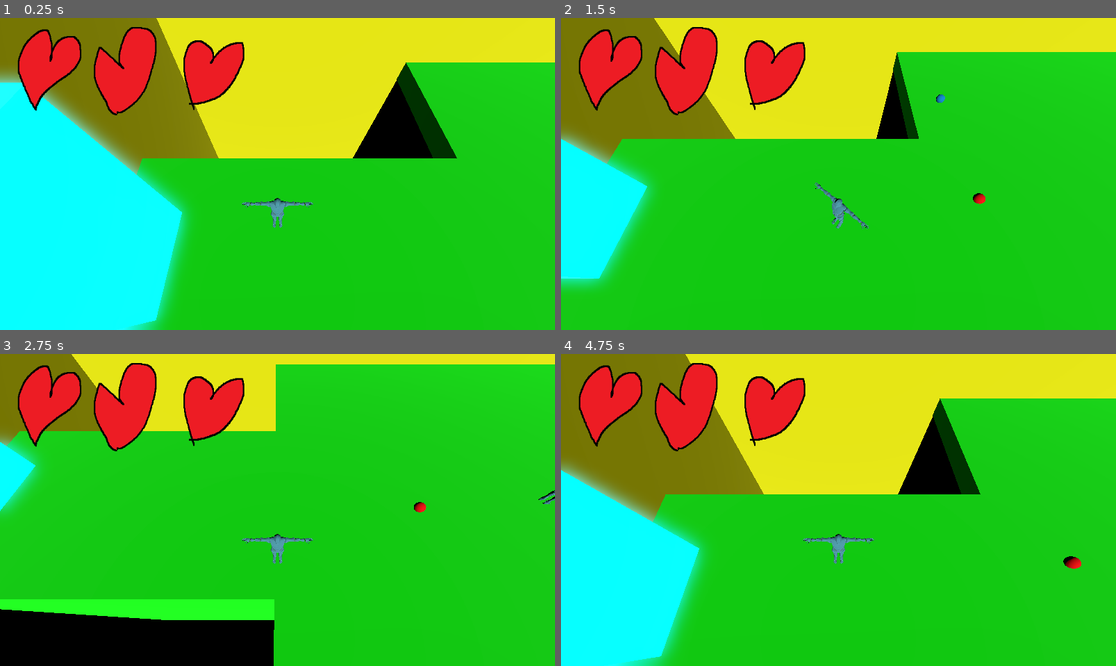
Above: before the commit, frames 1-4 (two rows, left to right).
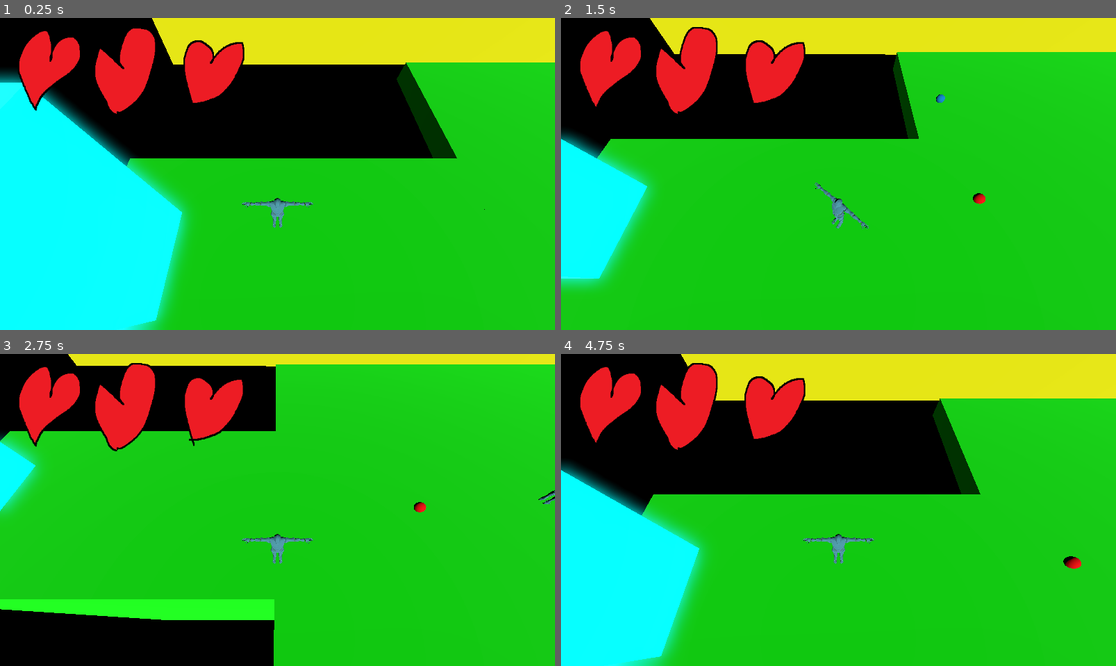
Above: after the commit, the same moments.

Repository: Alvin-Cha/Game-Skripsi
Game: Godot game, scene res://scenes/main/world.tscn
Two runs of this game, one before a commit and one after it. Both use one fixed random seed, a clock stepped at 60 frames per second and the inputs below.
Inputs (mouse positions are in pixels of both pictures, inside the frame that each line leads up to):
- Up to frame 1 (0.25 s): no input
- Up to frame 2 (1.5 s): tap Enter (ui_accept) at 0.5, 0.77 s; move the mouse to (960, 158) at 0.52 s; hold D 0.53-1.28 s; tap F at 0.6, 1.35 s; click (960, 158) at 0.67 s; move the mouse to (727, 189) at 1.27 s; hold S from 1.28 s (still down)
- Up to frame 3 (2.75 s): tap Enter (ui_accept) at 1.52 s; move the mouse to (333, 441) at 2.02 s; release S at 2.03 s; hold D from 2.03 s (still down); tap F at 2.1 s
- Up to frame 4 (4.75 s): move the mouse to (810, 572) at 2.77 s; release D at 2.78 s; hold W 2.78-3.53 s; tap F at 2.85, 3.6, 4.35 s; click (810, 572) at 2.92 s; tap Enter (ui_accept) at 3.02, 3.77, 4.52 s; move the mouse to (1005, 556) at 3.52 s; hold A from 3.53 s (still down); move the mouse to (672, 463) at 4.27 s

The runs differ from the first frame. In frame 1, 17% of the frame differs, in the area x 0-88%, y 0-62%; in frame 2, 14%; in frame 3, 6.1%; in frame 4, 19%, in the area x 0-69%, y 0-54%.

Commit message:
Revert "Node tidyup"

Diff:
--- a/scenes/main/world.tscn
+++ b/scenes/main/world.tscn
@@ -6,20 +6,27 @@
 [ext_resource type="Material" uid="uid://nomou70bjtjq" path="res://Wall.tres" id="4_526id"]
 [ext_resource type="Script" uid="uid://c1lajj7g646oc" path="res://scripts/teleport.gd" id="5_teleport"]
 
-[sub_resource type="Environment" id="Environment_526id"]
-background_mode = 1
-glow_enabled = true
-
 [sub_resource type="StandardMaterial3D" id="StandardMaterial3D_0aorq"]
 albedo_color = Color(0, 1, 1, 1)
 emission_enabled = true
 emission = Color(0, 1, 1, 1)
 emission_energy_multiplier = 10.85
 
+[sub_resource type="Environment" id="Environment_526id"]
+background_mode = 1
+glow_enabled = true
+
 [sub_resource type="BoxShape3D" id="BoxShape3D_lift1"]
 size = Vector3(3, 22, 2)
 
+
 [node name="World" type="Node3D" unique_id=1551797016]
+
+[node name="CSGBox3D" type="CSGBox3D" parent="." unique_id=1583410906]
+transform = Transform3D(0.72639775, 0, 0, 0, 1.012952, 0, 0, 0, 0.42149484, -17.850178, -9.232328, 1.9416461)
+use_collision = true
+size = Vector3(18, 19.989517, 18.00518)
+material = ExtResource("1_y2s00")
 
 [node name="Player" parent="." unique_id=493579035 instance=ExtResource("1_dtyxf")]
 transform = Transform3D(1, 0, 0, 0, 1.0000001, 0, 0, 0, 1.0000001, -18.52138, 0.75289303, 0.7260232)
@@ -30,6 +37,34 @@
 transform = Transform3D(-0.36679116, -0.9298576, -0.028794384, 0.80690175, -0.33338952, 0.48760748, -0.46300527, 0.15561588, 0.87258804, -13.702843, 20.539173, 9.984311)
 light_energy = 0.5
 
+[node name="Enemy" parent="." unique_id=1489694662 node_paths=PackedStringArray("player") instance=ExtResource("2_iubku")]
+transform = Transform3D(1, 0, 0, 0, 1, 0, 0, 0, 1, 4.4256406, 0.63266104, 2.1152194)
+player = NodePath("../Player")
+
+[node name="CSGBox3D2" type="CSGBox3D" parent="." unique_id=358578087]
+transform = Transform3D(0.72639775, 0, 0, 0, 1.012952, 0, 0, 0, 1.1380361, 2.4316192, 0.37475824, 1.9416461)
+use_collision = true
+size = Vector3(38, 1.0210266, 18.00518)
+material = ExtResource("1_y2s00")
+
+[node name="CSGBox3D4" type="CSGBox3D" parent="." unique_id=235751603]
+transform = Transform3D(0.72639775, 0, 0, 0, 1.012952, 0, 0, 0, 0.42149484, -18.210693, 5.333598, -8.532492)
+use_collision = true
+size = Vector3(17.007385, 9, 1)
+material = ExtResource("4_526id")
+
+[node name="CSGBox3D6" type="CSGBox3D" parent="." unique_id=408544584]
+transform = Transform3D(0.72639775, 0, 0, 0, 1.012952, 0, 0, 0, 0.42149484, 2.12997, 5.3023124, -8.535064)
+use_collision = true
+size = Vector3(39, 9, 1)
+material = ExtResource("4_526id")
+
+[node name="EntranceF1" type="CSGBox3D" parent="." unique_id=1837393088]
+transform = Transform3D(0.72639775, 0, 0, 0, 1.012952, 0, 0, 0, 0.27397165, -23.241007, 3.3595023, 1.8929696)
+use_collision = true
+size = Vector3(4, 5, 11)
+material = SubResource("StandardMaterial3D_0aorq")
+
 [node name="WorldEnvironment" type="WorldEnvironment" parent="." unique_id=644705114]
 environment = SubResource("Environment_526id")
 
@@ -37,97 +72,49 @@
 transform = Transform3D(0.7311657, 0.607629, 0.31013492, -0.6301761, 0.42745635, 0.64819676, 0.26129413, -0.6693789, 0.6954547, -13.702843, 19.76515, 13.546156)
 light_energy = 0.5
 
-[node name="Walls" type="Node" parent="." unique_id=669630667]
-
-[node name="Wall1" type="CSGBox3D" parent="Walls" unique_id=235751603]
-transform = Transform3D(0.72639775, 0, 0, 0, 1.012952, 0, 0, 0, 0.42149484, -17.852028, -4.0508604, -8.532492)
-use_collision = true
-size = Vector3(17.994904, 27.52893, 1)
-material = ExtResource("4_526id")
-
-[node name="Wall2" type="CSGBox3D" parent="Walls" unique_id=408544584]
-transform = Transform3D(0.72639775, 0, 0, 0, 1.012952, 0, 0, 0, 0.42149484, 2.452912, 5.3023124, -8.535064)
-use_collision = true
-size = Vector3(38.11084, 9, 1)
-material = ExtResource("4_526id")
-
-[node name="Wall3" type="CSGBox3D" parent="Walls" unique_id=790902715]
-transform = Transform3D(-0.022233846, 0, 0.17750013, 0, 1.0260721, 0, -0.527185, 0, -0.007486007, -24.12701, -4.125589, -5.174739)
-use_collision = true
-size = Vector3(17.994904, 27.52893, 1)
-material = ExtResource("4_526id")
-
-[node name="Floor" type="Node" parent="." unique_id=1969638465]
-
-[node name="FloorD" type="CSGBox3D" parent="Floor" unique_id=1513966088]
+[node name="CSGBox3D3" type="CSGBox3D" parent="." unique_id=1513966088]
 transform = Transform3D(0.5276537, 0, 0, 0, 1.0260724, 0, 0, 0, 1.295127, 197.63214, 2.087202, -40.944626)
 use_collision = true
 size = Vector3(38.73014, 1.0210266, 54.119038)
 material = ExtResource("1_y2s00")
 
-[node name="FloorB" type="CSGBox3D" parent="Floor" unique_id=358578087]
-transform = Transform3D(0.72639775, 0, 0, 0, 1.012952, 0, 0, 0, 1.1380361, 2.4316192, 0.37475824, 1.9416461)
+[node name="EntranceF2" type="CSGBox3D" parent="." unique_id=93059842]
+transform = Transform3D(0.38328636, 0, 0, 0, 1.0393614, 0, 0, 0, 0.020564439, 203.67706, 7.4805346, -6.356936)
 use_collision = true
-size = Vector3(38, 1.0210266, 18.00518)
-material = ExtResource("1_y2s00")
+size = Vector3(4, 10.093803, 11)
+material = SubResource("StandardMaterial3D_0aorq")
 
-[node name="FloorA" type="CSGBox3D" parent="Floor" unique_id=1583410906]
-transform = Transform3D(0.72639775, 0, 0, 0, 1.012952, 0, 0, 0, 0.42149484, -17.850178, -9.232328, 1.9416461)
-use_collision = true
-size = Vector3(18, 19.989517, 18.00518)
-material = ExtResource("1_y2s00")
-
-[node name="FloorC" type="CSGBox3D" parent="Floor" unique_id=2103432514]
+[node name="CSGBox3D5" type="CSGBox3D" parent="." unique_id=2103432514]
 transform = Transform3D(0.27841842, 0, 0, 0, 1.0528245, 0, 0, 0, 1.677354, 147.68895, 2.0603104, -15.817432)
 use_collision = true
 size = Vector3(285.25784, 1.0210266, 11.7661)
 material = ExtResource("1_y2s00")
 
-[node name="FloorF" type="CSGBox3D" parent="Floor" unique_id=2074257376]
+[node name="CSGBox3D8" type="CSGBox3D" parent="." unique_id=1693314420]
+transform = Transform3D(0.07751682, 0, 0, 0, 1.1084394, 0, 0, 0, 2.8135164, 181.09991, 1.9024858, -70.52538)
+use_collision = true
+size = Vector3(162.35083, 1.0210266, 3.9893484)
+material = ExtResource("1_y2s00")
+
+[node name="CSGBox3D9" type="CSGBox3D" parent="." unique_id=2074257376]
 transform = Transform3D(0.006008857, 0, 0, 0, 1.228638, 0, 0, 0, 7.9158745, 156.55084, 1.8184023, -70.27381)
 use_collision = true
 size = Vector3(6184.588, 1.0210266, 0.363487)
 material = ExtResource("1_y2s00")
 
-[node name="FloorE" type="CSGBox3D" parent="Floor" unique_id=1693314420]
-transform = Transform3D(0.07751682, 0, 0, 0, 1.1084394, 0, 0, 0, 2.8135164, 181.09991, 1.9024858, -70.52538)
-use_collision = true
-size = Vector3(162.35083, 1.0210266, 3.9893484)
-material = ExtResource("1_y2s00")
-
-[node name="Lifts" type="Node" parent="." unique_id=1457034112]
-
-[node name="EntranceF2" type="CSGBox3D" parent="Lifts" unique_id=93059842]
-transform = Transform3D(0.38328636, 0, 0, 0, 1.0393614, 0, 0, 0, 0.020564439, 203.67706, 7.4805346, -6.356936)
-use_collision = true
-size = Vector3(4, 10.093803, 11)
-material = SubResource("StandardMaterial3D_0aorq")
-
-[node name="Entrance2" type="Marker3D" parent="Lifts/EntranceF2" unique_id=123450003]
-transform = Transform3D(2.6090155, 0, 0, 0, 0.96212935, 0, 0, 0, 48.627636, -0.00018310547, -4.676463, -128.52594)
-
-[node name="LiftF1" type="CSGBox3D" parent="Lifts" unique_id=1843253667]
+[node name="LiftF1" type="CSGBox3D" parent="." unique_id=1843253667]
 transform = Transform3D(0.52765363, 0, 0, 0, 1.0260717, 0, 0, 0, 0.075060464, 13.36471, -4.6971593, -8.539116)
 use_collision = true
 size = Vector3(4, 21.230438, 11)
 material = SubResource("StandardMaterial3D_0aorq")
 
-[node name="EntranceF1" type="CSGBox3D" parent="Lifts" unique_id=1837393088]
-transform = Transform3D(0.72639775, 0, 0, 0, 1.012952, 0, 0, 0, 0.27397165, -23.241007, 3.3595023, 1.8929696)
-use_collision = true
-size = Vector3(4, 5, 11)
-material = SubResource("StandardMaterial3D_0aorq")
+[node name="Entrance2" type="Marker3D" parent="." unique_id=123450003]
+transform = Transform3D(1, 0, 0, 0, 1, 0, 0, 0, 1, 203.677, 2.62, -9)
 
-[node name="Lift1" type="Area3D" parent="Lifts" unique_id=123450001 node_paths=PackedStringArray("target_destination")]
+[node name="Lift1" type="Area3D" parent="." unique_id=123450001 node_paths=PackedStringArray("target_destination")]
 transform = Transform3D(1, 0, 0, 0, 1, 0, 0, 0, 1, 13.36471, -4.6971593, -8.539116)
 script = ExtResource("5_teleport")
-target_destination = NodePath("../EntranceF2/Entrance2")
+target_destination = NodePath("../Entrance2")
 
-[node name="CollisionShape3D" type="CollisionShape3D" parent="Lifts/Lift1" unique_id=123450002]
+[node name="CollisionShape3D" type="CollisionShape3D" parent="Lift1" unique_id=123450002]
 shape = SubResource("BoxShape3D_lift1")
-
-[node name="Enemy_NPC" type="Node" parent="." unique_id=344372900]
-
-[node name="Enemy" parent="Enemy_NPC" unique_id=1489694662 node_paths=PackedStringArray("player") instance=ExtResource("2_iubku")]
-transform = Transform3D(1, 0, 0, 0, 1, 0, 0, 0, 1, 4.4256406, 0.63266104, 2.1152194)
-player = NodePath("../../Player")
